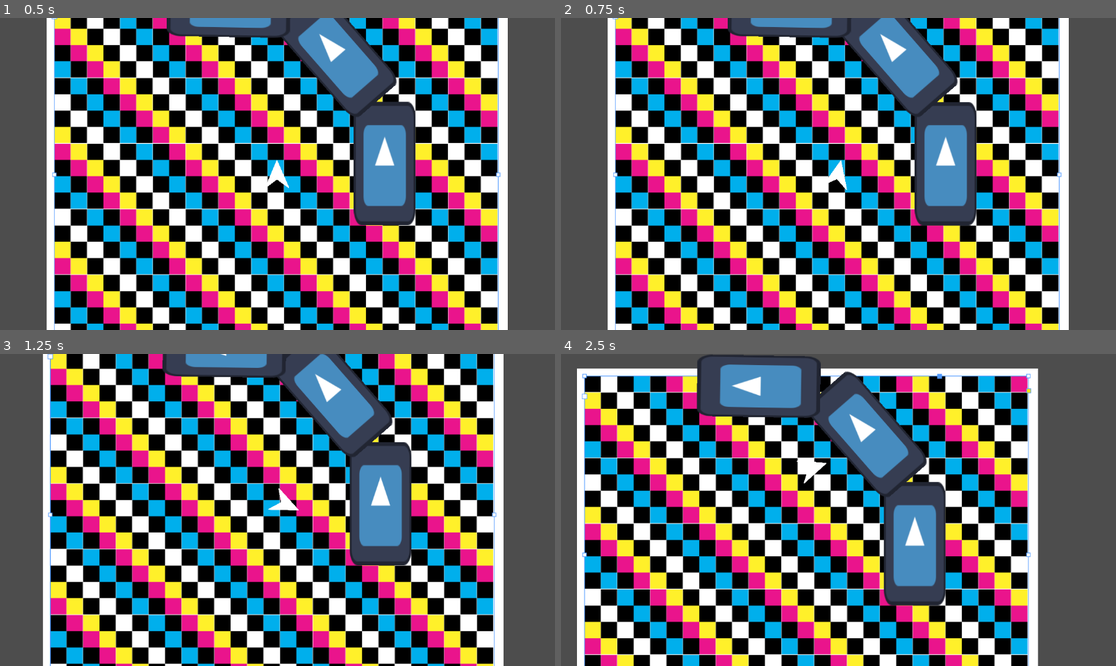
Above: before the commit, frames 1-4 (two rows, left to right).
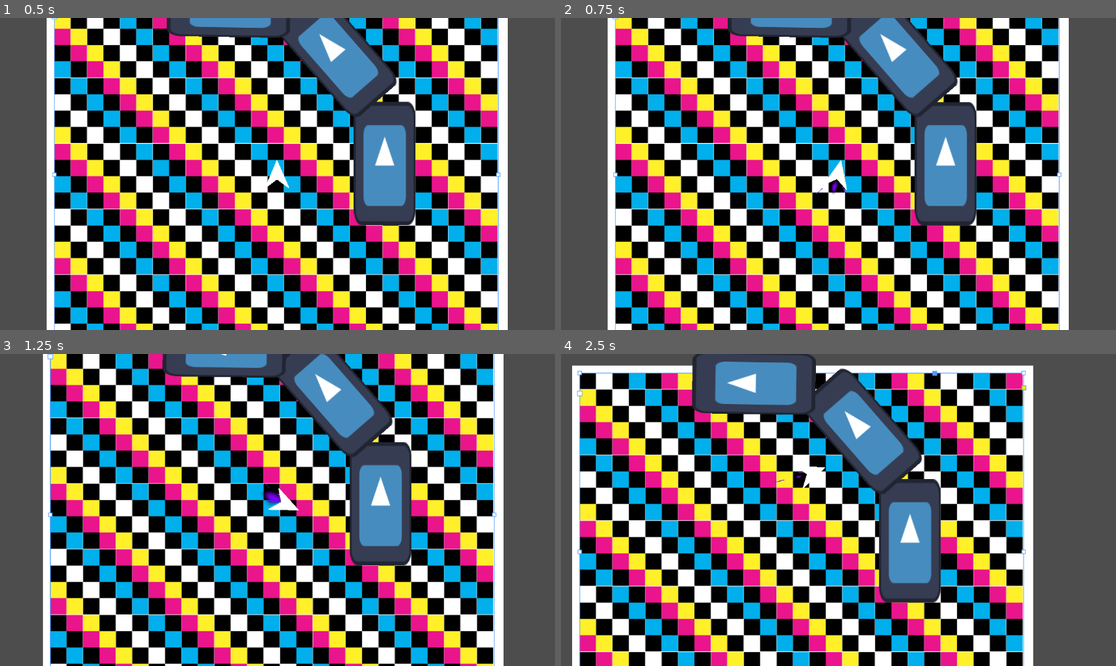
Above: after the commit, the same moments.

Repository: ParadoxArcher/Angle_Advantage
Game: Godot game, scene res://Scenes/GameScene.tscn
Two runs of this game, one before a commit and one after it. Both use one fixed random seed, a clock stepped at 60 frames per second and the inputs below. The engine's default icon, where the game draws it, is replaced by a stand-in: a white triangle on a blue panel in a dark square.
Inputs:
- Up to frame 1 (0.5 s): no input
- Up to frame 2 (0.75 s): tap Enter at 0.5 s; hold D (RotateRight) from 0.53 s (still down); hold W (Boost) from 0.53 s (still down)
- Up to frame 3 (1.25 s): keep holding D (RotateRight); keep holding W (Boost)
- Up to frame 4 (2.5 s): release D (RotateRight) at 1.28 s; release W (Boost) at 1.28 s; hold S (Back) 1.28-2.03 s; tap W (Boost) at 1.35 s; hold D (RotateRight) from 2.03 s (still down); hold W (Boost) from 2.03 s (still down); tap Space (Dodge) at 2.1 s

Frame 1 is identical in both runs. In frame 2, less than 0.1% of the frame differs, in the area x 45-52%, y 52-57%; in frame 3, 0.1%; in frame 4, 39%, in the area x 2-86%, y 0-100%.
Error after the commit: Parse Error: Unexpected "Identifier" in class body. (res://Scenes/BoostDetection.gd:11)

Commit message:
vault backup: 2025-03-14 09:44:08

Diff:
--- /dev/null
+++ b/zProject Files/Godot/Scenes/BoostDetection.gd
@@ -0,0 +1,17 @@
+extends Area2D
+
+@export var WallBoostScale = .25 # {0: Fluctuating, 1: Multiplier}
+
+@onready var ray_cast_l = $RayCastL
+@onready var ray_cast_ml = $RayCastML
+@onready var ray_cast_m = $RayCastM
+@onready var ray_cast_mr = $RayCastMR
+@onready var ray_cast_r = $RayCastR
+
+signal WallBoosting(TotalBoost)
+
+on
+
+
+func _on_body_entered(body):
+	pass # Replace with function body.
--- a/zProject Files/Godot/Scenes/Player.tscn
+++ b/zProject Files/Godot/Scenes/Player.tscn
@@ -9,6 +9,7 @@
 [ext_resource type="Texture2D" uid="uid://caa4c2i0dp1bm" path="res://Assets/Player/Boost Particle.png" id="6_q13sk"]
 [ext_resource type="Shader" path="res://Shaders/ColorAnimater.gdshader" id="7_c6xhd"]
 [ext_resource type="Texture2D" uid="uid://82veagudcihb" path="res://Assets/Player/Boost VFX.png" id="7_cnoma"]
+[ext_resource type="Script" path="res://Scenes/BoostDetection.gd" id="7_ki0xn"]
 
 [sub_resource type="FastNoiseLite" id="FastNoiseLite_lx4no"]
 noise_type = 0
@@ -44,6 +45,10 @@
 [sub_resource type="Gradient" id="Gradient_88hfk"]
 offsets = PackedFloat32Array(0.0866667, 0.206667, 0.326667, 0.84, 0.933333)
 colors = PackedColorArray(0.490196, 0, 1, 0, 0.756863, 0.486275, 1, 1, 0.490196, 0, 1, 1, 0.490196, 0, 1, 1, 0.490196, 0, 1, 0)
+
+[sub_resource type="CapsuleShape2D" id="CapsuleShape2D_7jcn7"]
+radius = 66.0
+height = 166.0
 
 [node name="Player" type="CharacterBody2D"]
 z_index = 10
@@ -101,18 +106,19 @@
 position = Vector2(-60, 50)
 target_position = Vector2(-70, 55)
 
-[node name="VFX" type="Node2D" parent="."]
-visible = false
+[node name="Boost" type="Area2D" parent="."]
 show_behind_parent = true
+script = ExtResource("7_ki0xn")
+WallBoostScale = null
 
-[node name="BoostVFX" type="Sprite2D" parent="VFX"]
+[node name="Sprite" type="Sprite2D" parent="Boost"]
 show_behind_parent = true
 material = SubResource("ShaderMaterial_m5b53")
-position = Vector2(-101, -3)
+position = Vector2(-95, -1)
 rotation = 1.5708
 texture = ExtResource("7_cnoma")
 
-[node name="BoostParticle" type="CPUParticles2D" parent="VFX/BoostVFX"]
+[node name="Particle2D" type="CPUParticles2D" parent="Boost/Sprite"]
 show_behind_parent = true
 position = Vector2(-1, -90)
 rotation = 1.5708
@@ -135,4 +141,8 @@
 scale_curve_y = SubResource("Curve_70c1a")
 color_ramp = SubResource("Gradient_88hfk")
 
-[connection signal="WallBoosting" from="WallBoost Detection" to="." method="_on_wall_boost_detection_wall_boosting"]
+[node name="CollisionShape2D" type="CollisionShape2D" parent="Boost"]
+position = Vector2(-109, -4.76837e-06)
+shape = SubResource("CapsuleShape2D_7jcn7")
+
+[connection signal="body_entered" from="Boost" to="WallBoost Detection" method="_on_boost_body_entered"]
--- a/zProject Files/Godot/Scenes/WallBoostDetection.gd
+++ b/zProject Files/Godot/Scenes/WallBoostDetection.gd
@@ -1,32 +1,11 @@
 extends Node2D
 
-@export var WallBoostScale = .25 # {0: Fluctuating, 1: Multiplier}
+func _on_boost_body_entered(body):
 
-@onready var ray_cast_l = $RayCastL
-@onready var ray_cast_ml = $RayCastML
-@onready var ray_cast_m = $RayCastM
-@onready var ray_cast_mr = $RayCastMR
-@onready var ray_cast_r = $RayCastR
+	print("in the walls")
+	#detect wall
+	#get collision normal
+	#send signal with collision normal
 
-signal WallBoosting(TotalBoost)
 
-func _physics_process(_delta):
-	if ray_cast_l.is_colliding() or ray_cast_ml.is_colliding() or ray_cast_m.is_colliding() or ray_cast_mr.is_colliding() or ray_cast_r.is_colliding():
-
-		var TotalBoost = 0
-		if ray_cast_l.is_colliding():
-			TotalBoost += WallBoostScale
-			print(ray_cast_l.get_collider())
-		if ray_cast_ml.is_colliding:
-			TotalBoost += WallBoostScale
-			print(ray_cast_l.get_collider())
-		if ray_cast_m.is_colliding():
-			TotalBoost += WallBoostScale
-			print(ray_cast_l.get_collider())
-		if ray_cast_mr.is_colliding():
-			TotalBoost += WallBoostScale
-			print(ray_cast_l.get_collider())
-		if ray_cast_r.is_colliding():
-			TotalBoost += clampf(WallBoostScale, 0, 2 - TotalBoost)
-			print(ray_cast_l.get_collider())
-		WallBoosting.emit(TotalBoost)
+	pass
--- a/zProject Files/Godot/Scripts/PlayerScript.gd
+++ b/zProject Files/Godot/Scripts/PlayerScript.gd
@@ -37,8 +37,8 @@
 #endregion
 
 #region VFX
-@onready var boost_sprite = $VFX/BoostVFX
-@onready var boost_particle = $VFX/BoostVFX/BoostParticle
+@onready var boost_sprite = $Boost/Sprite
+@onready var boost_particle = $Boost/Sprite/Particle2D
 @export var BounceVFX = [0, .05] # {0: fluctuating, 1: DecayRate}
 #endregion
 
Not shown: 1 places in zProject Files/Godot/Scenes/Player.tscn that only renumber resources
Not shown, changed: .obsidian/workspace.json
